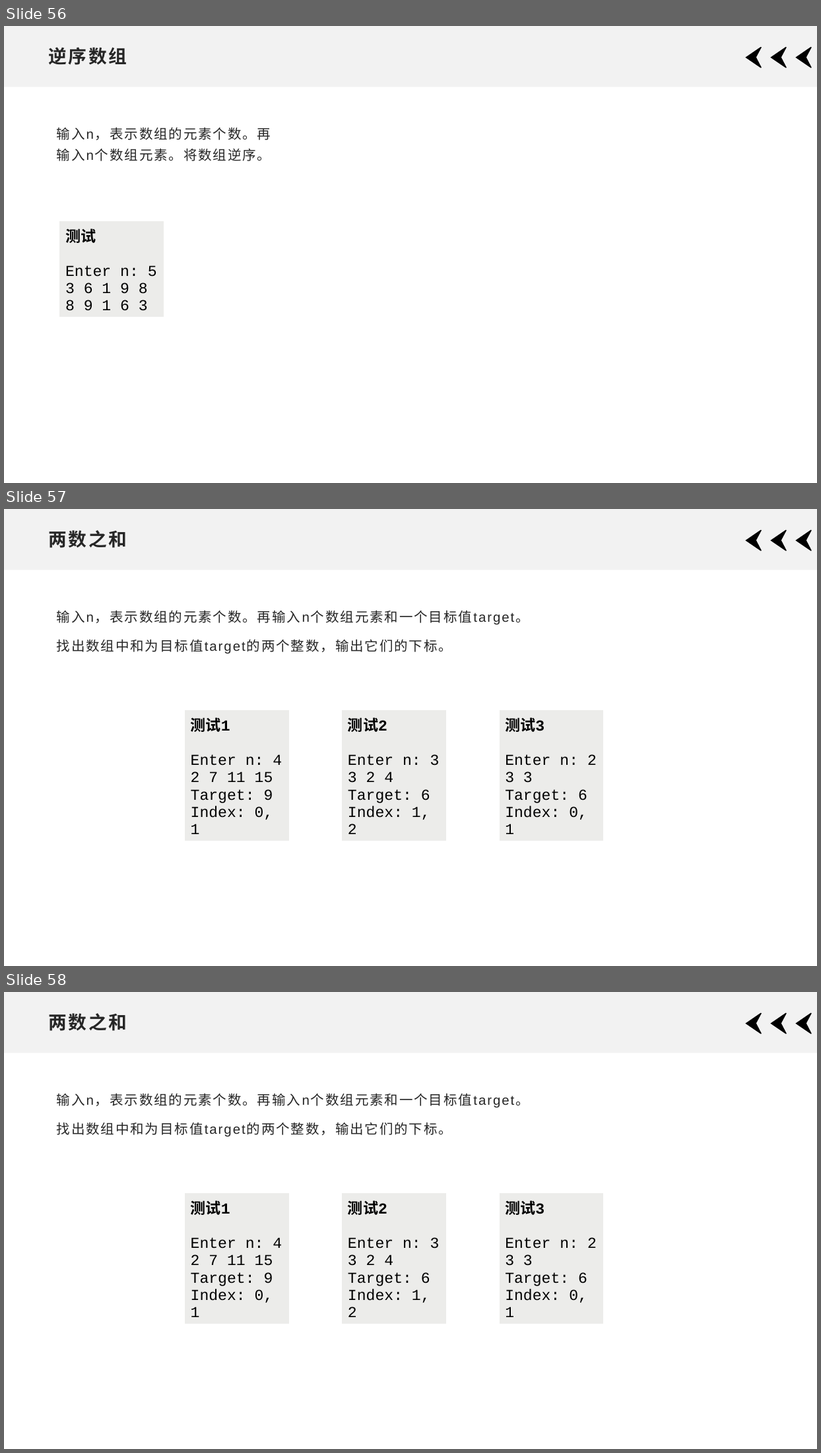
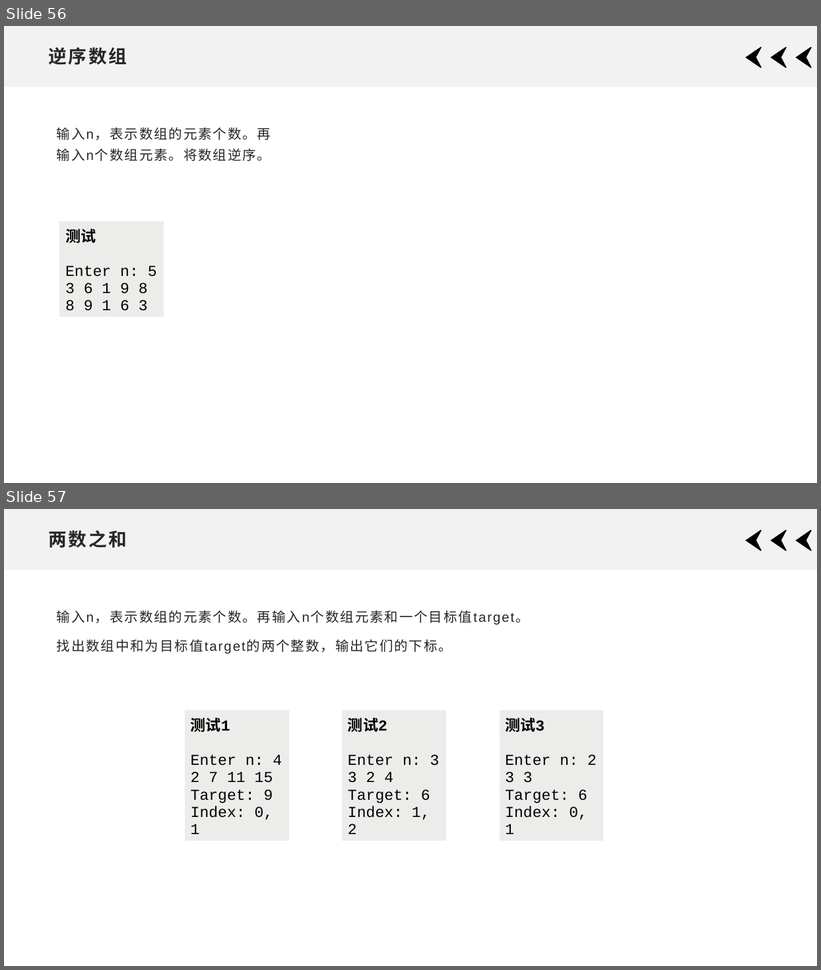
Before and after one commit to xdai02/C, a slide deck: slides/Chapter4.pptx. Shown one above the other, each under a label of ours: slides 56, 57 and 58 before the commit, slides 56 and 57 after it. The pictures are 821x1453 and 821x970 pixels, drawn with LibreOffice and Linux fonts; fonts in the diff are those of the drawing. Boxes give left, top, right and bottom in pixels: in the first picture for what was removed or moved away, otherwise in the second. Text is boxed around its words. In the diff, an @@ line names an element or a change of style, - is before the commit and + after.

```diff
--- a/slides/Chapter4.pptx
+++ b/slides/Chapter4.pptx
@@ slide 57 removed at (x1=4, y1=509, x2=817, y2=966), background #FFFFFF; not listed: 4 template elements that a slide beside it also shows @@
@@ title removed at (x1=49, y1=530, x2=127, y2=548) @@
-两数之和
@@ text removed at (x1=57, y1=610, x2=529, y2=652) @@
-输入n，表示数组的元素个数。再输入n个数组元素和一个目标值target。
-找出数组中和为目标值target的两个整数，输出它们的下标。
@@ table removed at (x1=185, y1=710, x2=290, y2=837), 1 rows, 1 columns @@
-测试1 / Enter n: 4 / 2 7 11 15 / target: 9 / index: 0 1
@@ table removed at (x1=185, y1=710, x2=290, y2=826), 1 rows, 1 columns @@
-测试1 / Enter n: 4 / 2 7 11 15 / Target: 9 / Index: 0, 1
@@ table removed at (x1=342, y1=710, x2=447, y2=837), 1 rows, 1 columns @@
-测试2 / Enter n: 3 / 3 2 4 / Target: 6 / Index: 1, 2
@@ table removed at (x1=499, y1=710, x2=604, y2=837), 1 rows, 1 columns @@
-测试3 / Enter n: 2 / 3 3 / Target: 6 / Index: 0, 1
@@ what was slide 58 is now slide 57 @@
```
Also in this commit, not shown: 1 slide changed, 1 other file.
